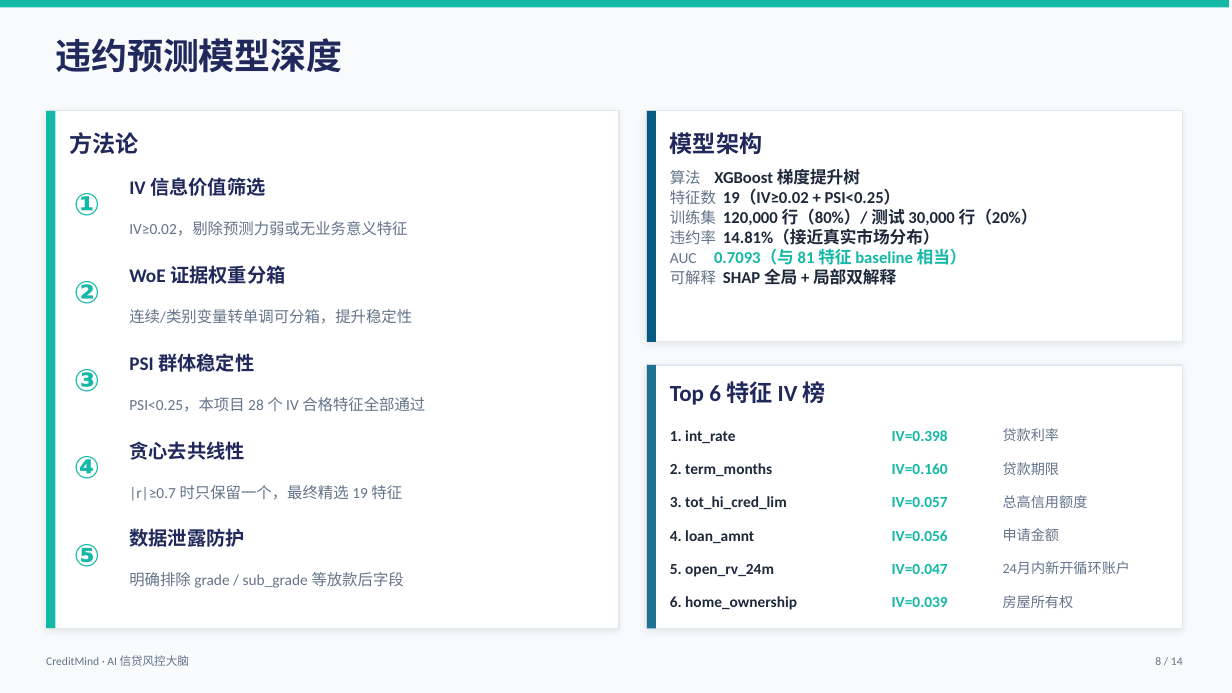
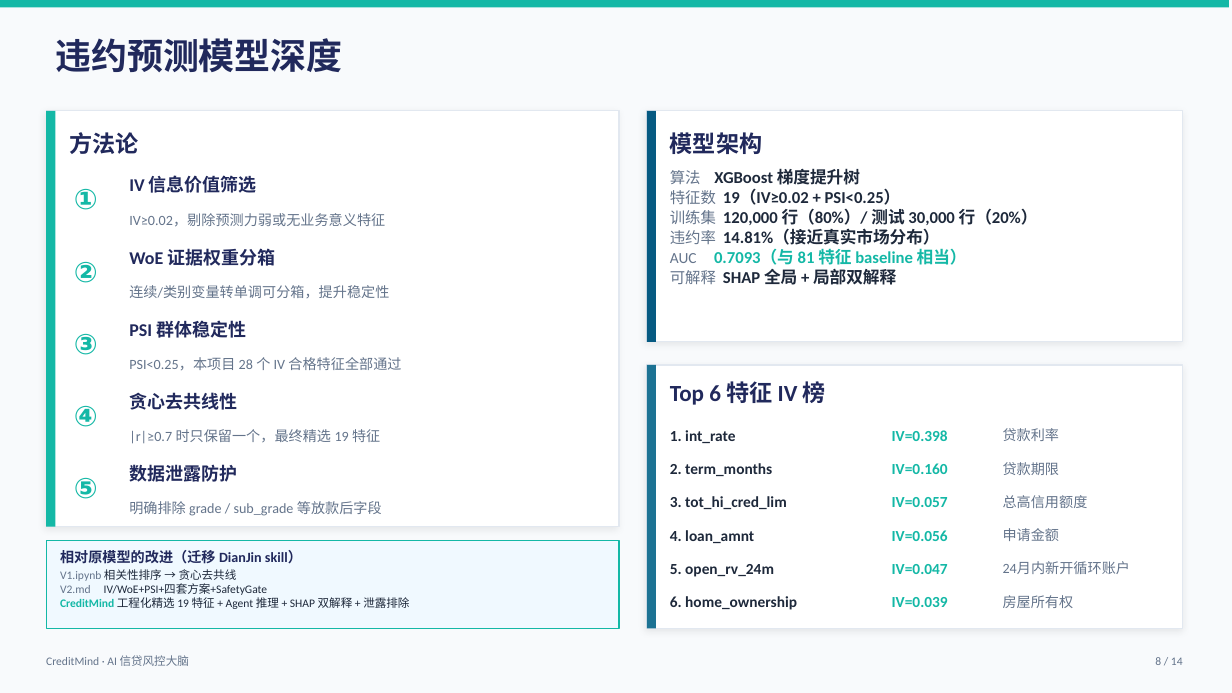
Before and after one commit to yinhy2008/CreditMind-Agent, a slide deck: slide 8 of CreditMind-Pitch-Deck.pptx. Drawn at 1232x693 pixels with LibreOffice and Linux fonts; fonts in the diff are those of the drawing. Boxes give left, top, right and bottom in pixels: in the first picture for what was removed or moved away, otherwise in the second. Text is boxed around its words. In the diff, an @@ line names an element or a change of style, - is before the commit and + after.

Commit message:
PPT v3: Slide 8 补充相对 V1/V2 的改进说明（迁移 DianJin 数据处理 skill）
- 压缩方法论区块高度腾出底部空间
- 新增底部改进说明条：V1 → V2 → CreditMind 演进路径

```diff
--- a/CreditMind-Pitch-Deck.pptx
+++ b/CreditMind-Pitch-Deck.pptx
@@ rectangle resized from (x1=46, y1=111, x2=619, y2=628) to (x1=46, y1=111, x2=619, y2=527) @@
@@ rectangle resized from (x1=46, y1=111, x2=55, y2=628) to (x1=46, y1=111, x2=55, y2=527) @@
@@ text "②" moved from (x1=74, y1=281, x2=100, y2=304) to (x1=74, y1=262, x2=98, y2=283) @@
@@ text "WoE 证据权重分箱" moved from (x1=129, y1=265, x2=285, y2=284) to (x1=129, y1=248, x2=275, y2=266) @@
@@ text "连续/类别变量转单调可分箱，提升稳定性" moved from (x1=129, y1=309, x2=412, y2=324) to (x1=129, y1=285, x2=389, y2=298) @@
@@ text "③" moved from (x1=74, y1=369, x2=100, y2=392) to (x1=74, y1=334, x2=98, y2=355) @@
@@ text "PSI 群体稳定性" moved from (x1=129, y1=353, x2=254, y2=372) to (x1=129, y1=320, x2=246, y2=338) @@
@@ text "PSI<0.25，本项目 28 个 IV 合格特征全部通过" moved from (x1=129, y1=397, x2=425, y2=412) to (x1=129, y1=357, x2=401, y2=370) @@
@@ text "④" moved from (x1=74, y1=456, x2=100, y2=479) to (x1=74, y1=406, x2=98, y2=427) @@
@@ text "贪心去共线性" moved from (x1=129, y1=441, x2=244, y2=460) to (x1=129, y1=392, x2=237, y2=410) @@
@@ text "|r|≥0.7 时只保留一个，最终精选 19 特征" moved from (x1=129, y1=485, x2=402, y2=501) to (x1=129, y1=429, x2=380, y2=444) @@
@@ size 24 to 22 pt in 5 elements at (x1=74, y1=189, x2=98, y2=210), (x1=74, y1=262, x2=98, y2=283), (x1=74, y1=334, x2=98, y2=355), (x1=74, y1=406, x2=98, y2=427), (x1=74, y1=478, x2=98, y2=499) @@
@@ text "⑤" moved from (x1=74, y1=544, x2=100, y2=567) to (x1=74, y1=478, x2=98, y2=499) @@
@@ size 15 to 14 pt in 5 elements at (x1=129, y1=175, x2=257, y2=193), (x1=129, y1=248, x2=275, y2=266), (x1=129, y1=320, x2=246, y2=338), (x1=129, y1=392, x2=237, y2=410), (x1=129, y1=465, x2=237, y2=482) @@
@@ text "数据泄露防护" moved from (x1=129, y1=528, x2=244, y2=547) to (x1=129, y1=465, x2=237, y2=482) @@
@@ size 12 to 11 pt in 5 elements at (x1=129, y1=213, x2=385, y2=227), (x1=129, y1=285, x2=389, y2=298), (x1=129, y1=357, x2=401, y2=370), (x1=129, y1=429, x2=380, y2=444), (x1=129, y1=501, x2=382, y2=516) @@
@@ text "明确排除 grade / sub_grade 等放款后字段" moved from (x1=129, y1=572, x2=404, y2=588) to (x1=129, y1=501, x2=382, y2=516) @@
@@ rectangle added at (x1=46, y1=541, x2=619, y2=628), fill #F0F9FF, outline #14B8A6 1 pt @@
@@ text added at (x1=60, y1=550, x2=302, y2=564), 11 pt, text #21295C, bold @@
+相对原模型的改进（迁移 DianJin skill）
@@ text added at (x1=60, y1=569, x2=409, y2=609), 9 pt, text #1E293B @@
+V1.ipynb 相关性排序 → 贪心去共线
+V2.md IV/WoE+PSI+四套方案+SafetyGate
+CreditMind 工程化精选 19 特征 + Agent 推理 + SHAP 双解释 + 泄露排除
```
Also in this commit, not shown: 1 other file.
